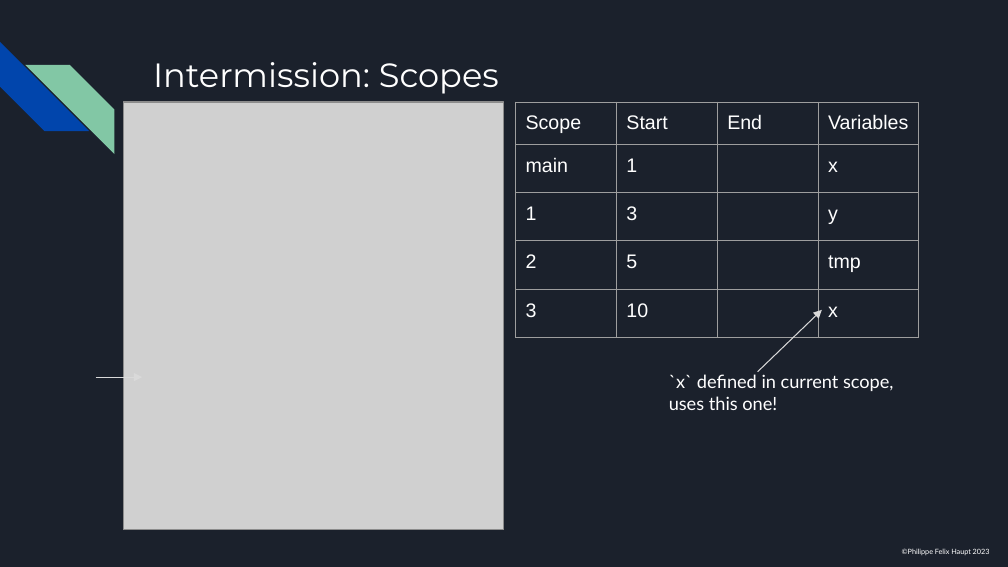
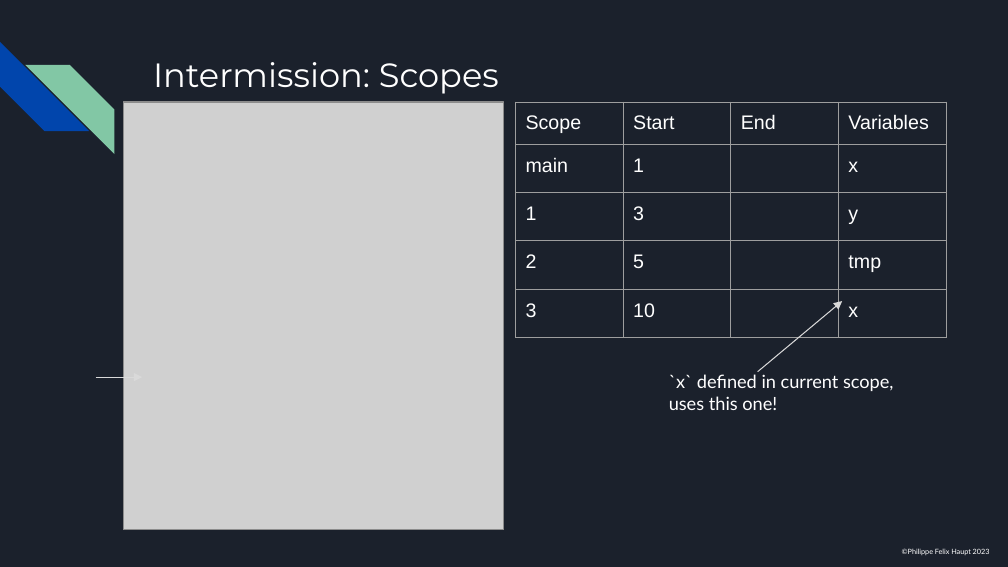
Before and after one commit to pfhaupt/progkurs, a slide deck: slide 88 of rust-beginner/session 04/04 - RUSTikales Rust for beginners.pptx. Drawn at 1008x567 pixels with LibreOffice and Linux fonts; fonts in the diff are those of the drawing; grey boxes stand for pictures. Boxes give left, top, right and bottom in pixels: in the first picture for what was removed or moved away, otherwise in the second. Text is boxed around its words. In the diff, an @@ line names an element or a change of style, - is before the commit and + after.

```diff
--- a/rust-beginner/session 04/04 - RUSTikales Rust for beginners.pptx
+++ b/rust-beginner/session 04/04 - RUSTikales Rust for beginners.pptx
@@ table: place and size @@
-table at [515, 102, 918, 432]
+table at [515, 102, 947, 432]
@@ arrow moved from (758, 372) - (822, 309) to (758, 372) - (843, 301) @@
```
Also in this commit, not shown: 36 other slides changed.
